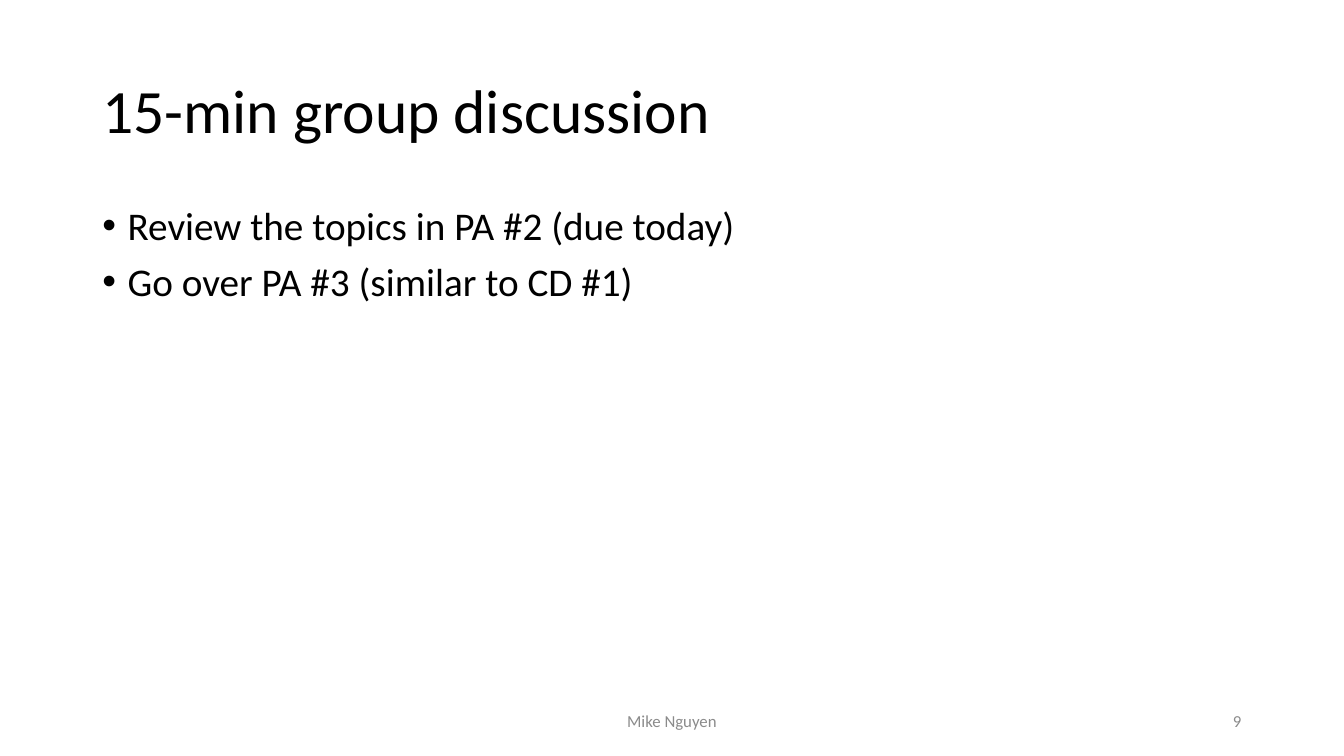
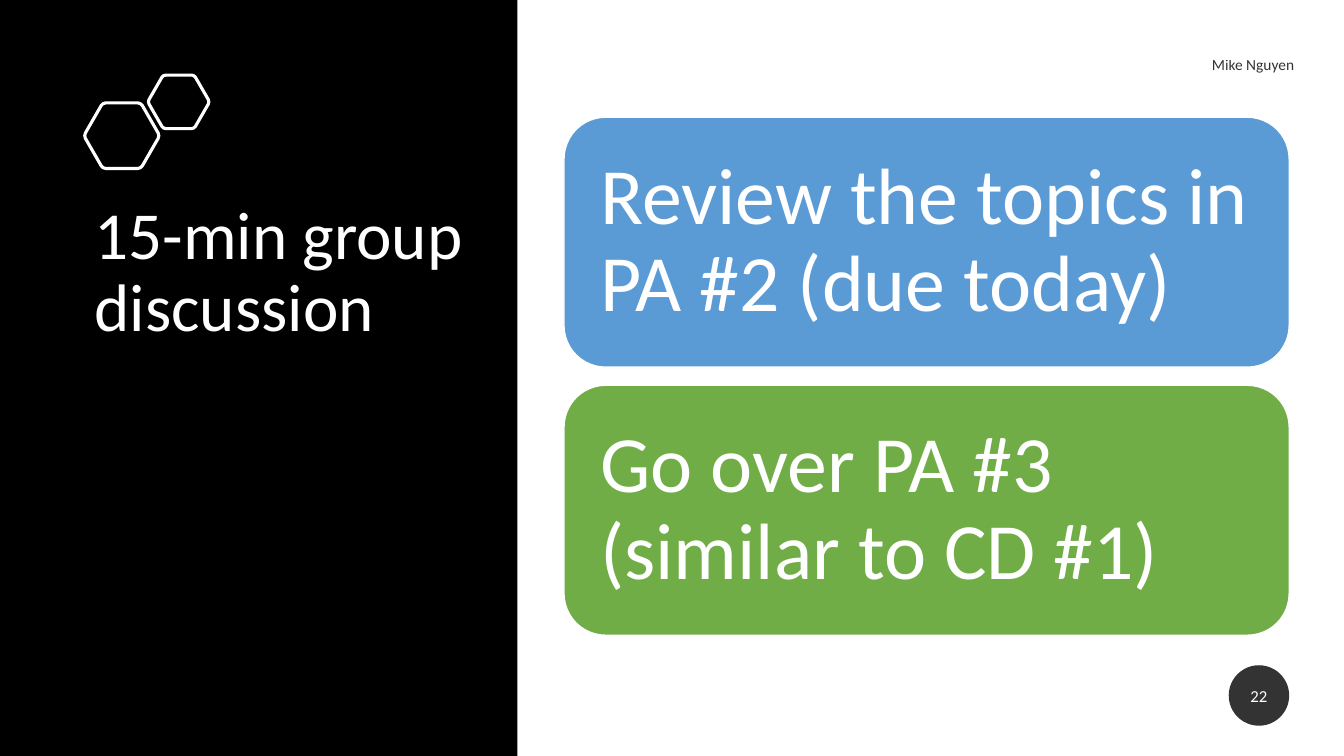
Before and after one commit to mikenguyen13/mar4050, a slide deck: slide 22 of lectures/2/1_Problem & Intro to Project.pptx (slide 9 before the commit). Drawn at 1344x756 pixels with LibreOffice and Linux fonts; fonts in the diff are those of the drawing. Boxes give left, top, right and bottom in pixels: in the first picture for what was removed or moved away, otherwise in the second. Text is boxed around its words. In the diff, an @@ line names an element or a change of style, - is before the commit and + after.

```diff
--- a/lectures/2/1_Problem & Intro to Project.pptx
+++ b/lectures/2/1_Problem & Intro to Project.pptx
@@ rectangle added at (x1=0, y1=0, x2=517, y2=756), fill #000000 @@
@@ text "Mike Nguyen" moved from (x1=627, y1=715, x2=717, y2=730) to (x1=1212, y1=60, x2=1294, y2=73) @@
@@ text "Mike Nguyen" at (x1=1212, y1=60, x2=1294, y2=73): size 12 to 11 pt, text colour #8C8C8C to #000000 at 80% opacity; alignment centre to right; more space between paragraphs @@
@@ freeform shape added at (x1=148, y1=76, x2=209, y2=129), outline #FFFFFF 2.25 pt @@
@@ freeform shape added at (x1=85, y1=103, x2=159, y2=168), outline #FFFFFF 2.25 pt @@
@@ title "15-min group discussion" moved from (x1=102, y1=90, x2=710, y2=144) to (x1=95, y1=212, x2=463, y2=332) @@
@@ title "15-min group discussion" at (x1=95, y1=212, x2=463, y2=332): size 44 to 48 pt, text colour #000000 to #FFFFFF; vertical alignment middle to top @@
@@ text removed at (x1=128, y1=211, x2=735, y2=302) @@
-• Review the topics in PA #2 (due today)
-• Go over PA #3 (similar to CD #1)
@@ group added at (x1=565, y1=117, x2=1290, y2=635): 2 rounded rectangles, 2 texts @@
+Review the topics in PA #2 (due today)
+Go over PA #3 (similar to CD #1)
@@ page number added at (x1=1229, y1=665, x2=1290, y2=726), fill #000000 at 80% opacity, 12 pt, text #FFFFFF @@
+22
@@ page number removed at (x1=1233, y1=716, x2=1241, y2=727) @@
-9
```
Also in this commit, not shown: 5 other slides changed, 15 slides added, 1 slide removed, 1 other file.
